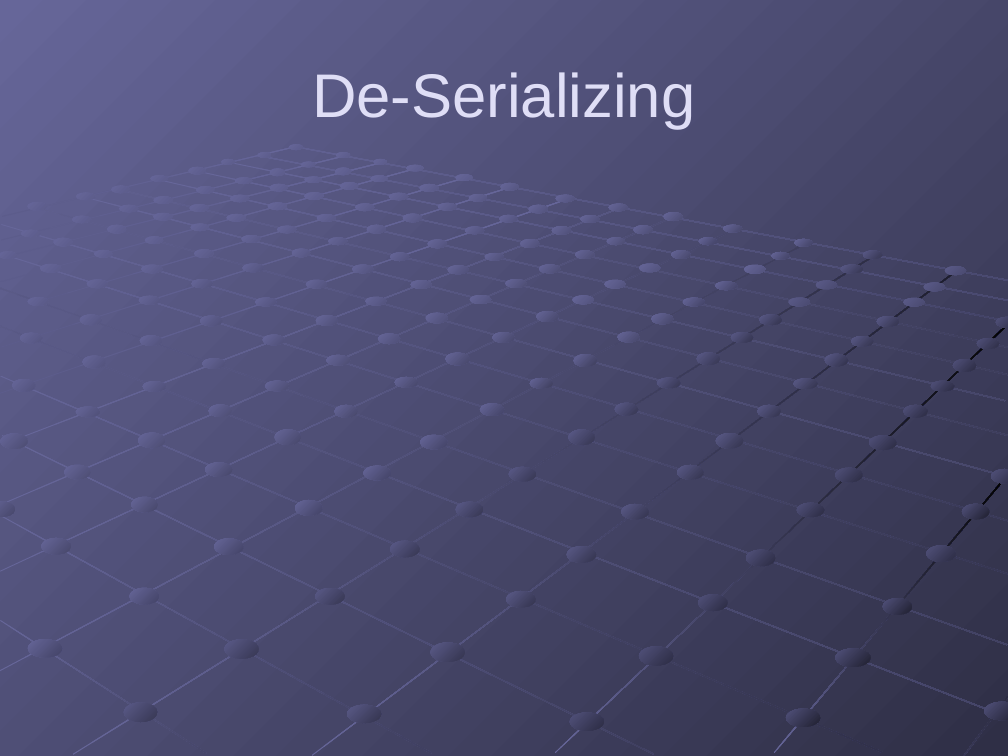
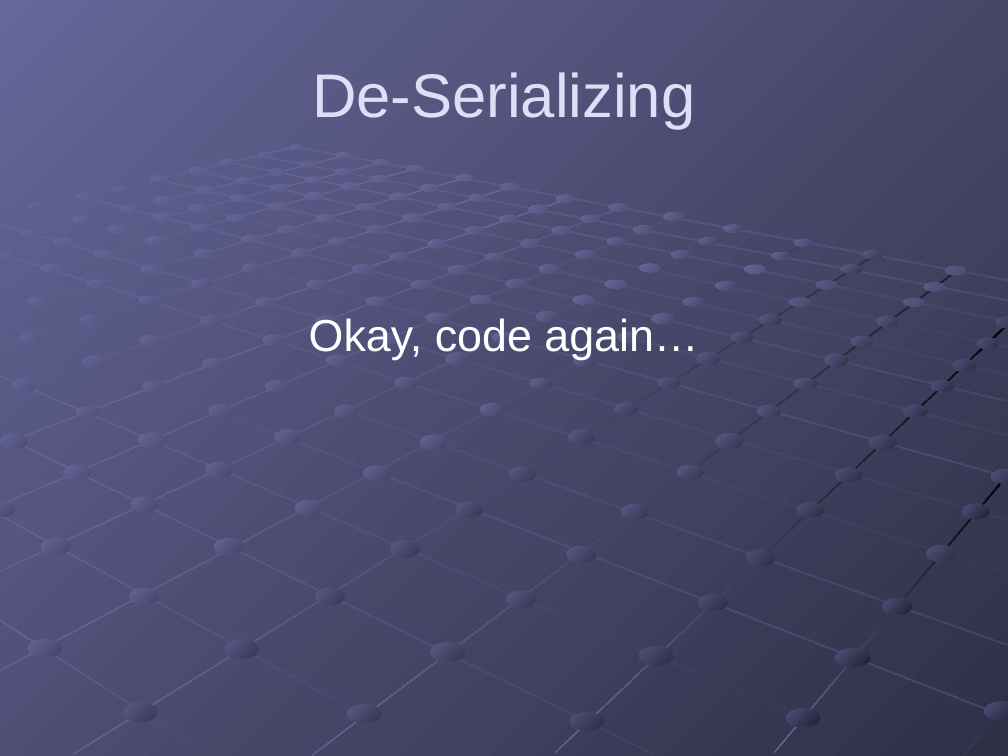
Before and after one commit to gregsohl/.NetSerialization-Presentation, a slide deck: slide 11 of .NET Serialization.pptx. Drawn at 1008x756 pixels with LibreOffice and Linux fonts; fonts in the diff are those of the drawing. Boxes give left, top, right and bottom in pixels: in the first picture for what was removed or moved away, otherwise in the second. Text is boxed around its words. In the diff, an @@ line names an element or a change of style, - is before the commit and + after.

```diff
--- a/.NET Serialization.pptx
+++ b/.NET Serialization.pptx
@@ text added at (x1=309, y1=318, x2=698, y2=360), 32 pt, text #FFFFFF @@
+Okay, code again…
```
Also in this commit, not shown: 1 other slide changed, 2 slides added, 4 other files.
